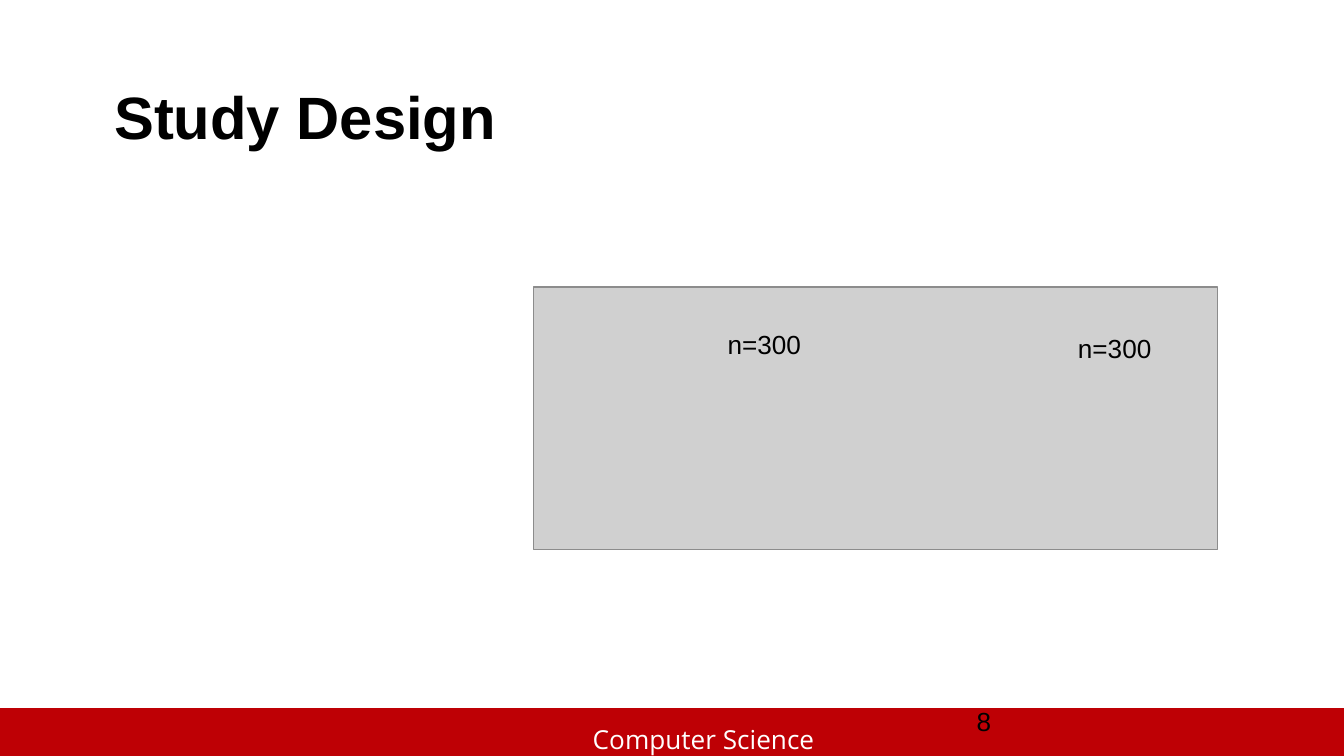
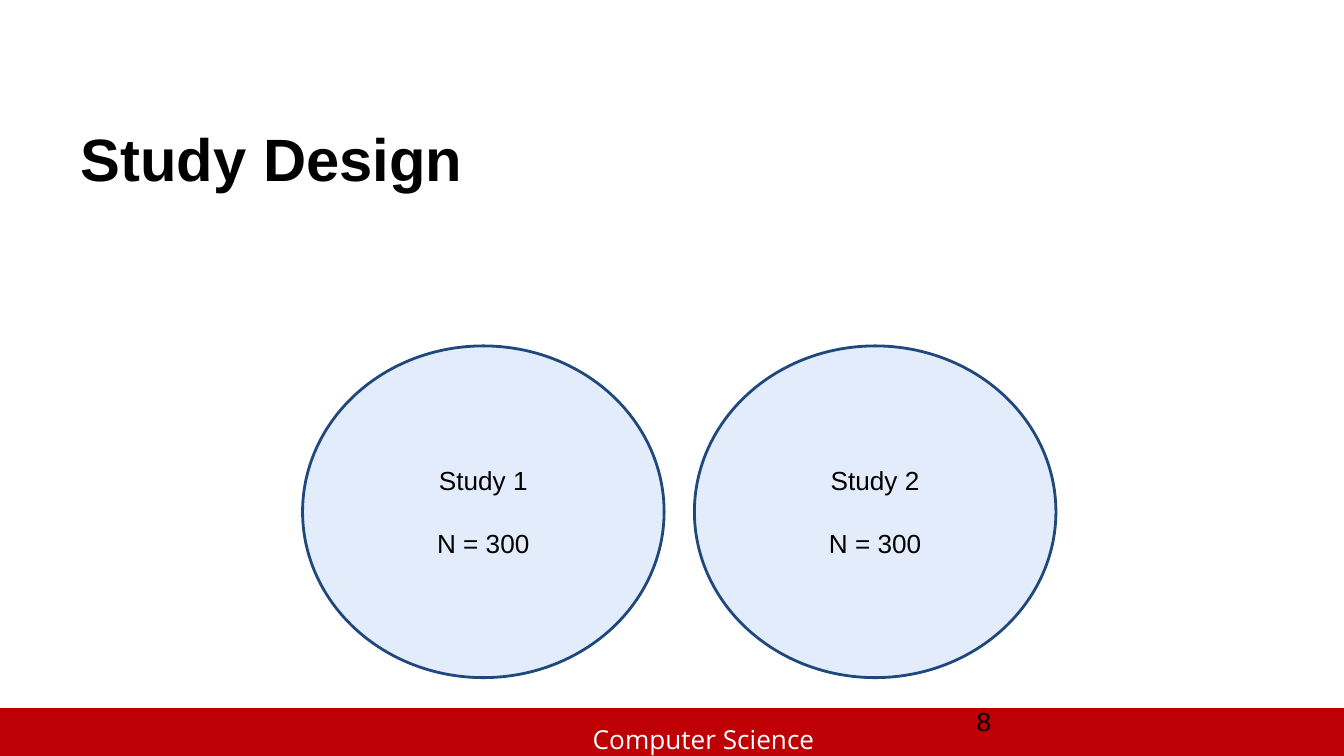
Before and after one commit to slhttc/slhttc.github.io, a slide deck: slide 8 of cv/Exploring Crowd Consistency in a Mechanical Turk Survey.pptx. Drawn at 1344x756 pixels with LibreOffice and Linux fonts; fonts in the diff are those of the drawing; grey boxes stand for pictures; background and template pictures are left out. Boxes give left, top, right and bottom in pixels: in the first picture for what was removed or moved away, otherwise in the second. Text is boxed around its words. In the diff, an @@ line names an element or a change of style, - is before the commit and + after.

```diff
--- a/cv/Exploring Crowd Consistency in a Mechanical Turk Survey.pptx
+++ b/cv/Exploring Crowd Consistency in a Mechanical Turk Survey.pptx
@@ title "Study Design" moved from (x1=114, y1=95, x2=496, y2=150) to (x1=81, y1=137, x2=462, y2=193) @@
@@ picture removed at (x1=534, y1=286, x2=1218, y2=548) @@
@@ ellipse added at (x1=302, y1=345, x2=664, y2=677), fill #C9DAF8 at 50% opacity, outline #1F497D 1.5 pt, 14 pt, text #000000 @@
+Study 1
+N = 300
@@ ellipse added at (x1=695, y1=345, x2=1056, y2=677), fill #C9DAF8 at 50% opacity, outline #1F497D 1.5 pt, 14 pt, text #000000 @@
+Study 2
+N = 300
@@ text removed at (x1=728, y1=335, x2=801, y2=355) @@
-n=300
@@ text removed at (x1=1078, y1=339, x2=1151, y2=359) @@
-n=300
```
Also in this commit, not shown: 5 other slides changed, 7 slides added, 3 slides removed.
